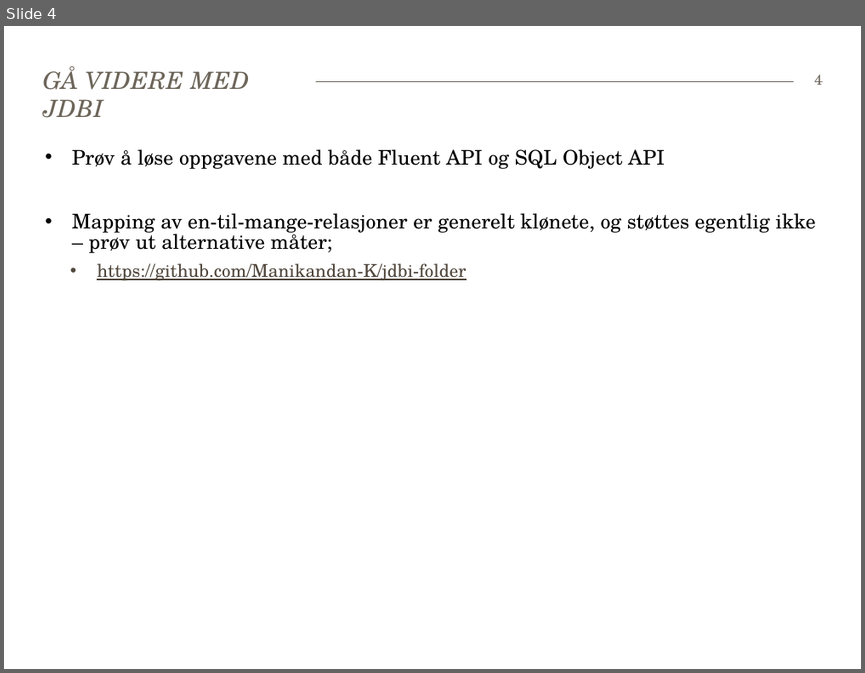
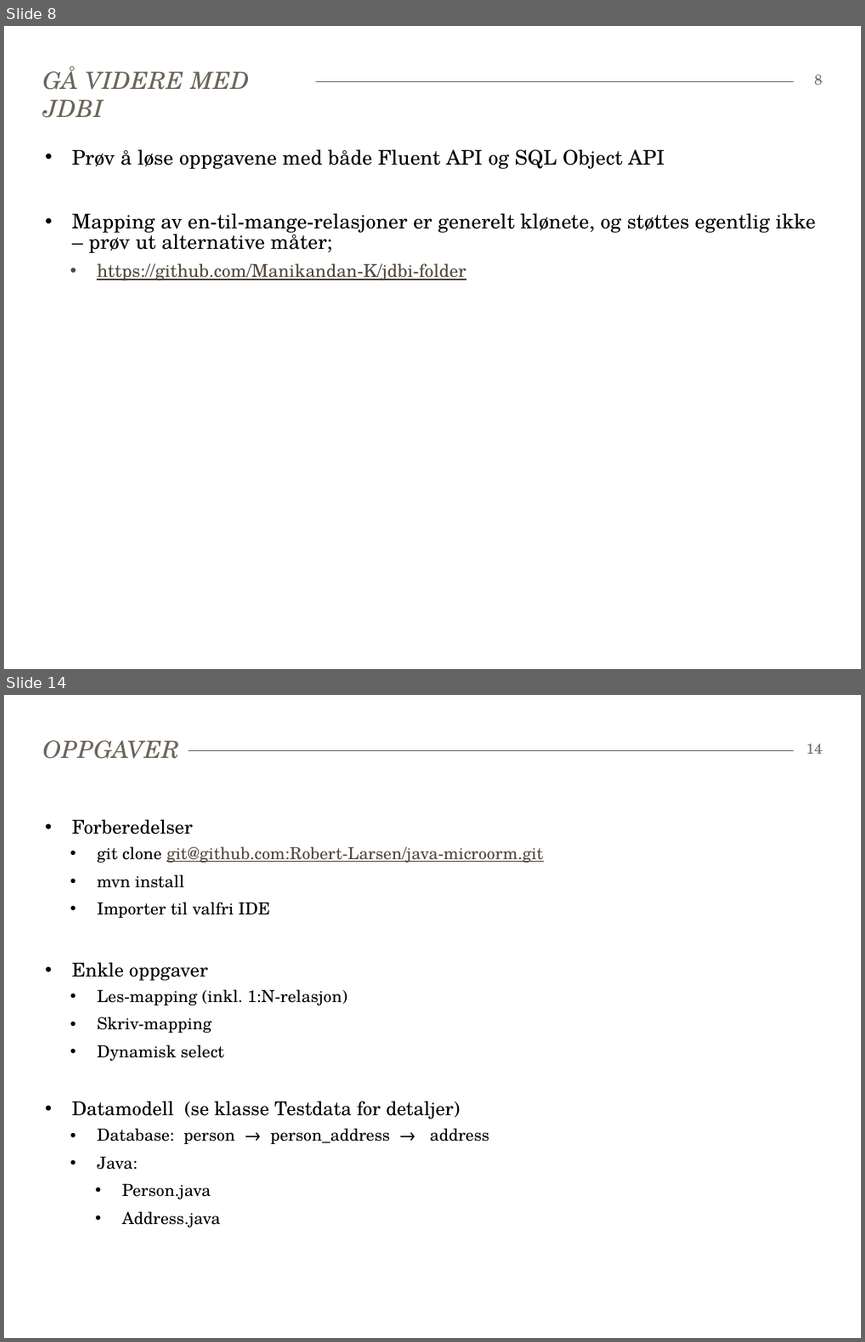
Before and after one commit to Robert-Larsen/java-microorm, a slide deck: Faggruppemøte 170615-microorm.pptx. Shown one above the other, each under a label of ours: slide 4 before the commit, slides 8 and 14 after it; the slides between them are not shown. The pictures are 865x673 and 865x1342 pixels, drawn with LibreOffice and Linux fonts; fonts in the diff are those of the drawing. Boxes give left, top, right and bottom in pixels: in the first picture for what was removed or moved away, otherwise in the second. Text is boxed around its words. In the diff, an @@ line names an element or a change of style, - is before the commit and + after.

```diff
--- a/Faggruppemøte 170615-microorm.pptx
+++ b/Faggruppemøte 170615-microorm.pptx
@@ slide 14 added at (4,695,861,1338), background #FFFFFF; not listed: 1 template element that a slide beside it also shows @@
@@ title added at (43,740,180,759), 20 pt, text #6C6559, italic @@
+OPPGAVER
@@ page number added at (806,743,823,754), 12 pt, text #6C6559 @@
+14
@@ text added at (72,819,543,1227), 14 pt, text #000000 @@
+• Forberedelser
+  • git clone git@github.com:Robert-Larsen/java-microorm.git
+  • mvn install
+  • Importer til valfri IDE
+• Enkle oppgaver
+  • Les-mapping (inkl. 1:N-relasjon)
+  • Skriv-mapping
+  • Dynamisk select
+• Datamodell (se klasse Testdata for detaljer)
+  • Database: person → person_address → address
+  • Java:
+    • Person.java
+    • Address.java
@@ what was slide 4 is now slide 8 @@
@@ page number at (814,74,822,85): text changed @@
-4
+8
```
Also in this commit, not shown: 10 other slides added.
